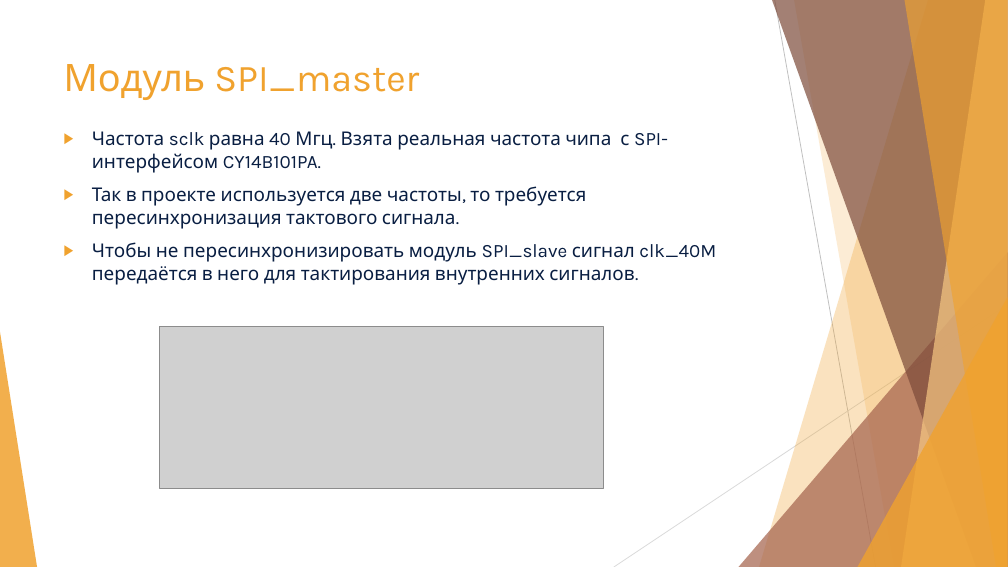
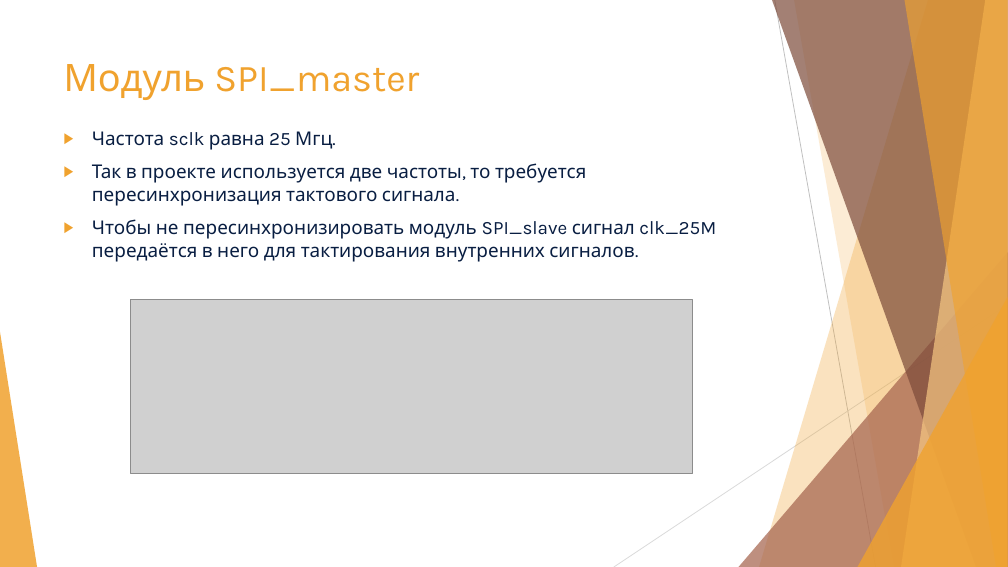
Before and after one commit to krymsk/spi_education_project, a slide deck: slide 5 of doc/SPI.pptx. Drawn at 1008x567 pixels with LibreOffice and Linux fonts; fonts in the diff are those of the drawing; grey boxes stand for pictures. Boxes give left, top, right and bottom in pixels: in the first picture for what was removed or moved away, otherwise in the second. Text is boxed around its words. In the diff, an @@ line names an element or a change of style, - is before the commit and + after.

```diff
--- a/doc/SPI.pptx
+++ b/doc/SPI.pptx
@@ text at <box>92,131,332,150</box>: text changed @@
-▶ Частота sclk равна 40 Мгц. Взята реальная частота чипа с SPI-интерфейсом CY14B101PA.
+▶ Частота sclk равна 25 Мгц.
@@ text at <box>92,219,716,262</box>: text changed @@
-▶ Чтобы не пересинхронизировать модуль SPI_slave сигнал clk_40M передаётся в него для тактирования внутренних сигналов.
+▶ Чтобы не пересинхронизировать модуль SPI_slave сигнал clk_25M передаётся в него для тактирования внутренних сигналов.
@@ picture: place and size @@
-picture at <box>160,327,603,489</box>
+picture at <box>131,299,693,473</box>
```
Also in this commit, not shown: 2 other slides changed.
